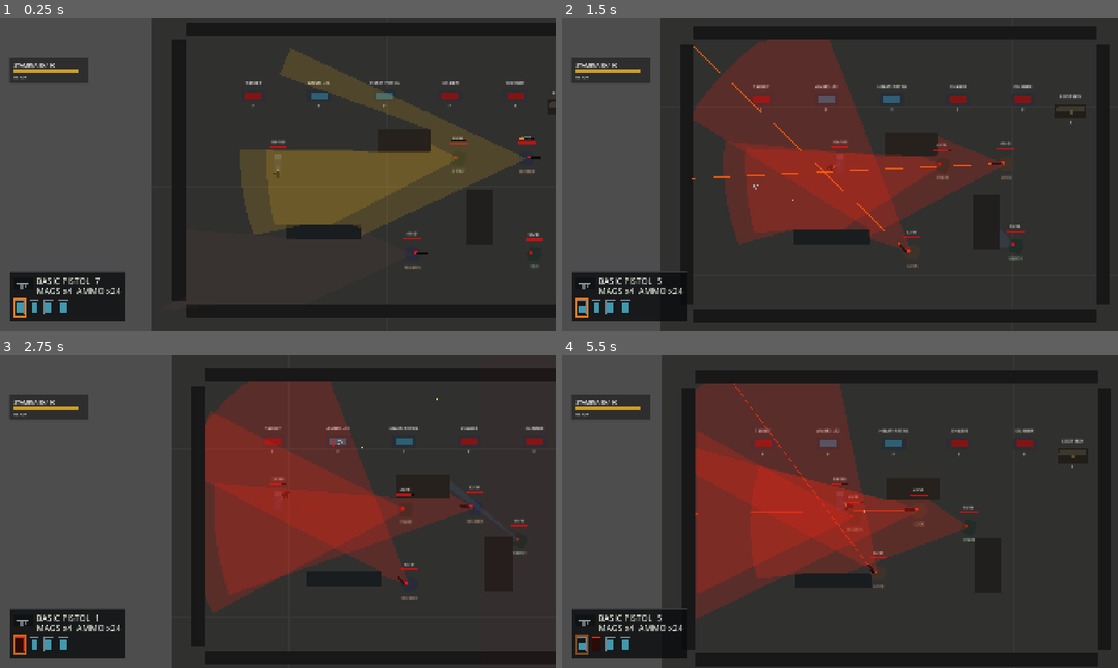
Above: before the commit, frames 1-4 (two rows, left to right).
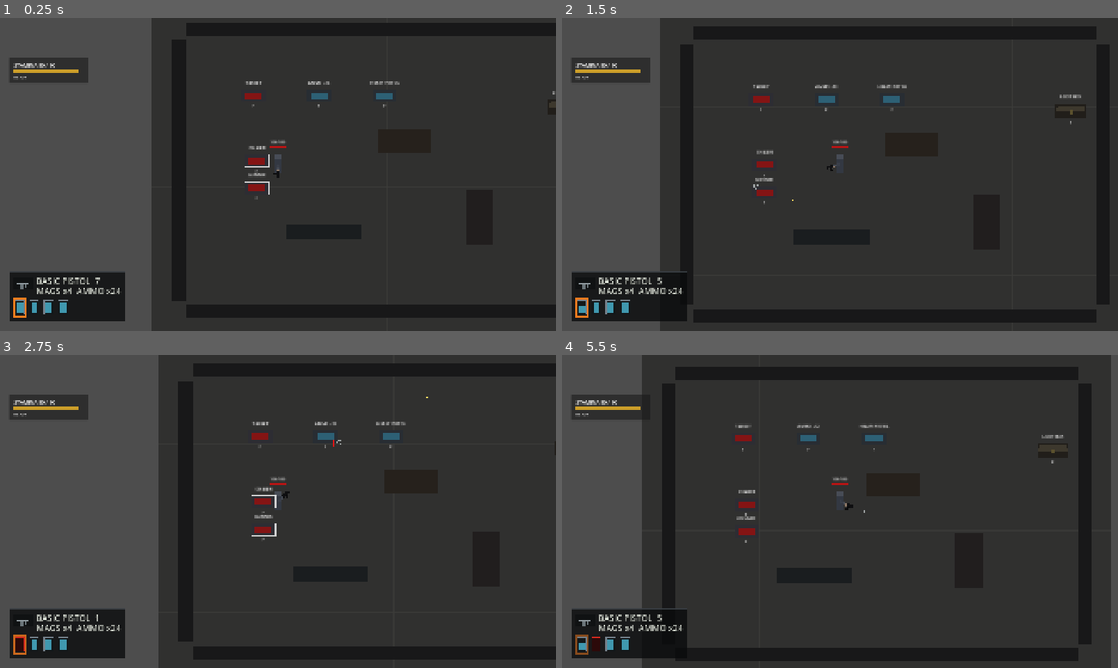
Above: after the commit, the same moments.

Repository: YuiTatsuki1011/projekt-black
Game: Godot game, scene res://scenes/levels/top_down_test_level.tscn
Two runs of this game, one before a commit and one after it. Both use one fixed random seed, a clock stepped at 60 frames per second and the inputs below.
Inputs (mouse positions are in pixels of both pictures, inside the frame that each line leads up to):
- Up to frame 1 (0.25 s): no input
- Up to frame 2 (1.5 s): tap Enter at 0.5 s; move the mouse to (962, 158) at 0.52 s; hold D (move_right) 0.53-1.25 s; hold C (crouch) 0.53-1.25 s; click (962, 158) at 0.67 s; tap W (move_up) at 0.77 s; drag from (728, 190) to (840, 174) at 1.27 s
- Up to frame 3 (2.75 s): move the mouse to (333, 442) at 2.02 s; press the mouse at (333, 442) at 2.03 s; hold A (move_left) from 2.03 s (still down)
- Up to frame 4 (5.5 s): release A (move_left) at 2.75 s; release the mouse at (895, 442) at 2.75 s; drag from (812, 574) to (1084, 539) at 2.77 s; move the mouse to (1006, 558) at 3.52 s; hold D (move_right) 3.53-4.25 s; hold Right mouse button (sub_weapon_aim) 3.53-4.25 s; tap W (move_up) at 3.77 s; drag from (673, 464) to (873, 511) at 4.27 s; move the mouse to (867, 511) at 5.02 s; hold D (move_right) from 5.03 s (still down); tap Shift (dodge) at 5.1 s; click (867, 511) at 5.17 s

The runs differ from the first frame. In frame 1, 13% of the frame differs, in the area x 43-98%, y 9-81%; in frame 2, 20%; in frame 3, 23%; in frame 4, 26%, in the area x 14-100%, y 0-100%.

Commit message:
Clear initial top-down enemies

Diff:
--- a/scenes/levels/top_down_test_level.tscn
+++ b/scenes/levels/top_down_test_level.tscn
@@ -161,18 +161,6 @@
 
 [node name="Enemies" type="Node2D" parent="."]
 
-[node name="ChaserA" parent="Enemies" instance=ExtResource("11_top_down_chaser")]
-position = Vector2(650, 292)
-
-[node name="ChaserB" parent="Enemies" instance=ExtResource("11_top_down_chaser")]
-position = Vector2(830, 520)
-
-[node name="GunnerA" parent="Enemies" instance=ExtResource("12_top_down_ranged")]
-position = Vector2(812, 292)
-
-[node name="GunnerB" parent="Enemies" instance=ExtResource("12_top_down_ranged")]
-position = Vector2(540, 520)
-
 [node name="TargetButton" parent="." instance=ExtResource("7_spawn_button")]
 position = Vector2(162, 142)
 spawn_scene = ExtResource("8_training_target")
@@ -190,15 +178,16 @@
 quantity = 1
 
 [node name="ChaserButton" parent="." instance=ExtResource("7_spawn_button")]
-position = Vector2(630, 142)
+position = Vector2(170, 298)
 spawn_scene = ExtResource("11_top_down_chaser")
 button_label = "CHASER"
+spawn_offset = Vector2(255, -18)
 
 [node name="GunnerButton" parent="." instance=ExtResource("7_spawn_button")]
-position = Vector2(786, 142)
+position = Vector2(170, 362)
 spawn_scene = ExtResource("12_top_down_ranged")
 button_label = "GUNNER"
-spawn_offset = Vector2(120, 18)
+spawn_offset = Vector2(255, 18)
 
 [node name="LootBox" parent="." instance=ExtResource("10_item_container")]
 position = Vector2(900, 170)
Not shown, added: scripts/ui/stealth_vignette_overlay.gd.uid
